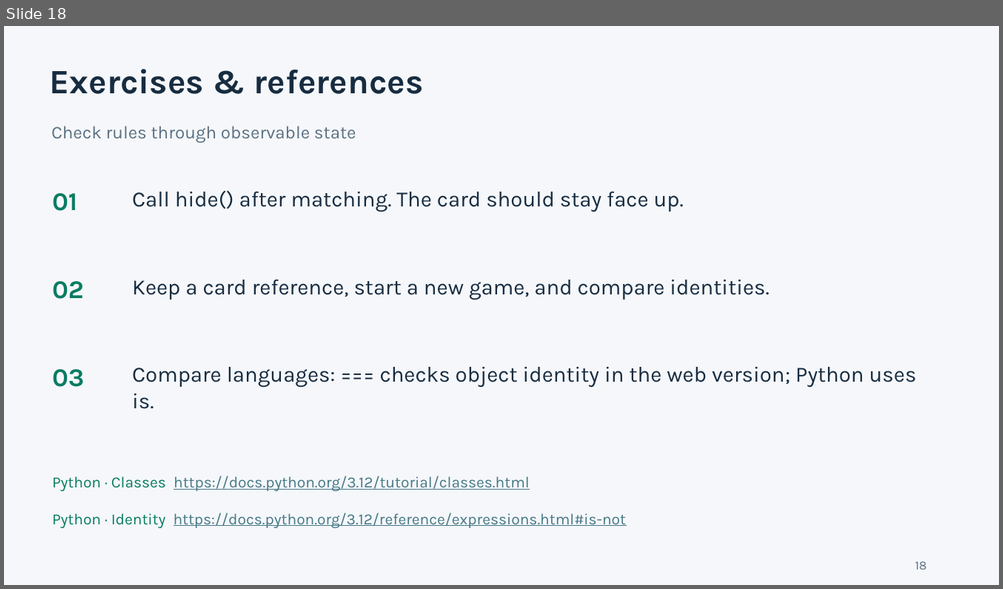
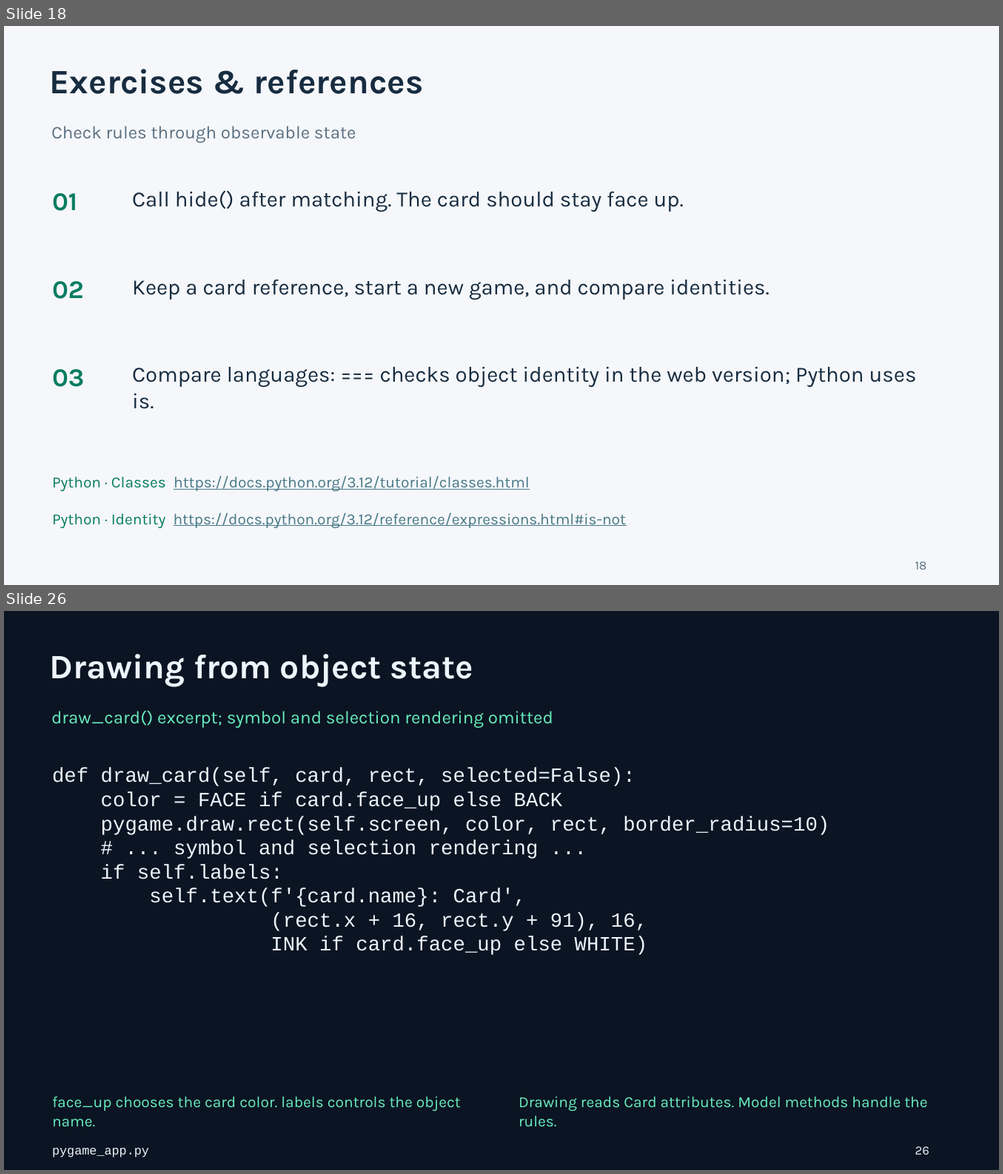
Before and after one commit to minhuangyuntech/oo2026, a slide deck: public/materials/memory-en.pptx. Shown one above the other, each under a label of ours: slide 18 before the commit, slides 18 and 26 after it; the slides between them are not shown. The pictures are 1003x589 and 1003x1174 pixels, drawn with LibreOffice and Linux fonts; fonts in the diff are those of the drawing. Boxes give left, top, right and bottom in pixels: in the first picture for what was removed or moved away, otherwise in the second. Text is boxed around its words. In the diff, an @@ line names an element or a change of style, - is before the commit and + after.

Commit message:
Add downloadable Pygame card game and trilingual code lessons

```diff
--- a/public/materials/memory-en.pptx
+++ b/public/materials/memory-en.pptx
@@ slide 26 added at (4,611,999,1170), background #0B1422 @@
@@ text added at (50,654,473,686), 33 pt, text #EDF4FB, bold @@
+Drawing from object state
@@ text added at (51,710,553,728), 17.2 pt, text #68EDBE @@
+draw_card() excerpt; symbol and selection rendering omitted
@@ text added at (52,768,635,786), 19.5 pt, text #EDF4FB @@
+def draw_card(self, card, rect, selected=False):
@@ text added at (101,792,563,811), 19.5 pt, text #EDF4FB @@
+color = FACE if card.face_up else BACK
@@ text added at (101,816,829,835), 19.5 pt, text #EDF4FB @@
+pygame.draw.rect(self.screen, color, rect, border_radius=10)
@@ text added at (173,840,538,859), 19.5 pt, text #EDF4FB @@
+# ... symbol and selection rendering ...
@@ text added at (101,864,283,880), 19.5 pt, text #EDF4FB @@
+if self.labels:
@@ text added at (149,889,526,907), 19.5 pt, text #EDF4FB @@
+self.text(f'{card.name}: Card',
@@ text added at (270,913,647,931), 19.5 pt, text #EDF4FB @@
+(rect.x + 16, rect.y + 91), 16,
@@ text added at (270,937,647,955), 19.5 pt, text #EDF4FB @@
+INK if card.face_up else WHITE)
@@ text added at (52,1096,461,1128), 15 pt, text #68EDBE @@
+face_up chooses the card color. labels controls the object name.
@@ text added at (518,1096,927,1128), 15 pt, text #68EDBE @@
+Drawing reads Card attributes. Model methods handle the rules.
@@ text added at (52,1148,149,1158), 12 pt, text #EDF4FB @@
+pygame_app.py
@@ text added at (915,1147,929,1155), 12 pt, text #EDF4FB @@
+26
```
Also in this commit, not shown: 8 other slides added, 19 other files.
